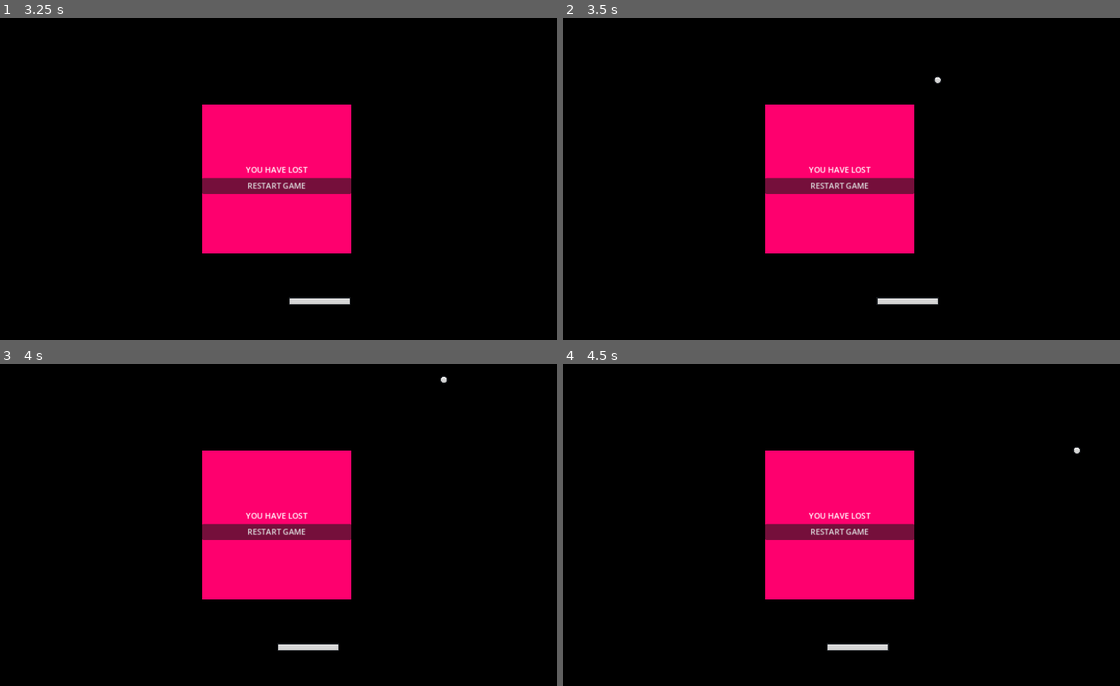
Above: before the commit, frames 1-4 (two rows, left to right).
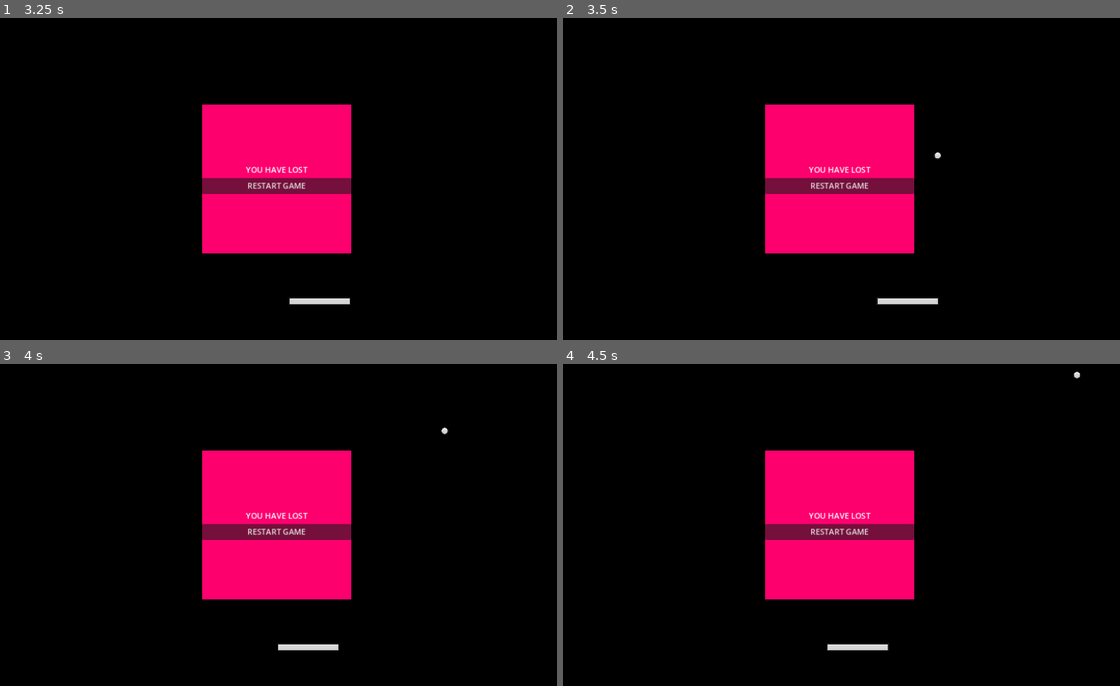
Above: after the commit, the same moments.

Repository: yayang12/BrickBreaker
Game: Godot game, scene res://Scenes/main.tscn
The game is run twice, just before and just after one commit, with the same random seed, the same clock (stepped at 60 frames per second) and the same inputs.
Inputs:
- Up to frame 1 (3.25 s): click "RESTART GAME" at 0.5 s; click "RESTART GAME" at 1.25 s; click "RESTART GAME" at 2 s; tap Enter at 2.75 s; hold D (right) from 2.78 s (still down)
- Up to frame 2 (3.5 s): keep holding D (right)
- Up to frame 3 (4 s): release D (right) at 3.53 s; hold A (left) from 3.53 s (still down)
- Up to frame 4 (4.5 s): release A (left) at 4.28 s; hold D (right) from 4.28 s (still down)

Frame 1 is identical in both runs. In frame 2, less than 0.1% of the frame differs, in the area x 66-68%, y 18-44%; in frame 3, less than 0.1%; in frame 4, less than 0.1%, in the area x 91-94%, y 2-28%.
Error before the commit: Invalid call. Nonexistent function 'set_lives' in base 'CanvasLayer (UI)'. (res://Scripts/ball.gd:19)

Commit message:
fixed a error

Diff:
--- a/Scenes/main.tscn
+++ b/Scenes/main.tscn
@@ -9,6 +9,8 @@
 
 [node name="Main" type="Node"]
 script = ExtResource("1_a0v05")
+
+[node name="UI" parent="." instance=ExtResource("6_rtcur")]
 
 [node name="Camera2D" type="Camera2D" parent="."]
 
@@ -41,5 +43,3 @@
 
 [node name="DeathZone" parent="." instance=ExtResource("5_rc3ms")]
 position = Vector2(7, 415)
-
-[node name="UI" parent="." instance=ExtResource("6_rtcur")]
--- a/Scenes/ui.tscn
+++ b/Scenes/ui.tscn
@@ -1,13 +1,13 @@
 [gd_scene load_steps=4 format=3 uid="uid://cte8f8n4upcas"]
 
-[ext_resource type="Script" path="res://Scenes/ui.gd" id="1_131bu"]
+[ext_resource type="Script" path="res://Scripts/ui.gd" id="1_u65ec"]
 [ext_resource type="FontFile" uid="uid://cgtl4f4f8l0um" path="res://Assets/VT323-Regular.ttf" id="2_hxcxc"]
 
 [sub_resource type="StyleBoxFlat" id="StyleBoxFlat_ss4as"]
 bg_color = Color(0.996078, 0, 0.431373, 1)
 
 [node name="UI" type="CanvasLayer"]
-script = ExtResource("1_131bu")
+script = ExtResource("1_u65ec")
 
 [node name="MarginContainer" type="MarginContainer" parent="."]
 anchors_preset = 15
@@ -24,7 +24,7 @@
 visible = false
 layout_mode = 2
 
-[node name="LifesLabel" type="Label" parent="MarginContainer/GameLostContainer"]
+[node name="LivesLabel" type="Label" parent="MarginContainer/GameLostContainer"]
 unique_name_in_owner = true
 texture_filter = 1
 layout_mode = 2
@@ -32,7 +32,7 @@
 size_flags_vertical = 0
 theme_override_fonts/font = ExtResource("2_hxcxc")
 theme_override_font_sizes/font_size = 42
-text = "Lifes: 3"
+text = "Lives: 3"
 
 [node name="CenterContainer" type="CenterContainer" parent="."]
 anchors_preset = 15
--- a/Scenes/ui.gd
+++ b/Scripts/ui.gd
@@ -2,11 +2,11 @@
 
 class_name UI
 
-@onready var lives_label = %LifesLabel
+@onready var lives_label = %LivesLabel
 @onready var game_lost_container = $GameLostContainer
 
-func set_lifes (lives:int):
-	lives_label.text = "lives: %d" % lives
+func set_lives (lives: int):
+	lives_label.text = "Lives: %d" % lives
 
 func game_over():
 	game_lost_container.show()
